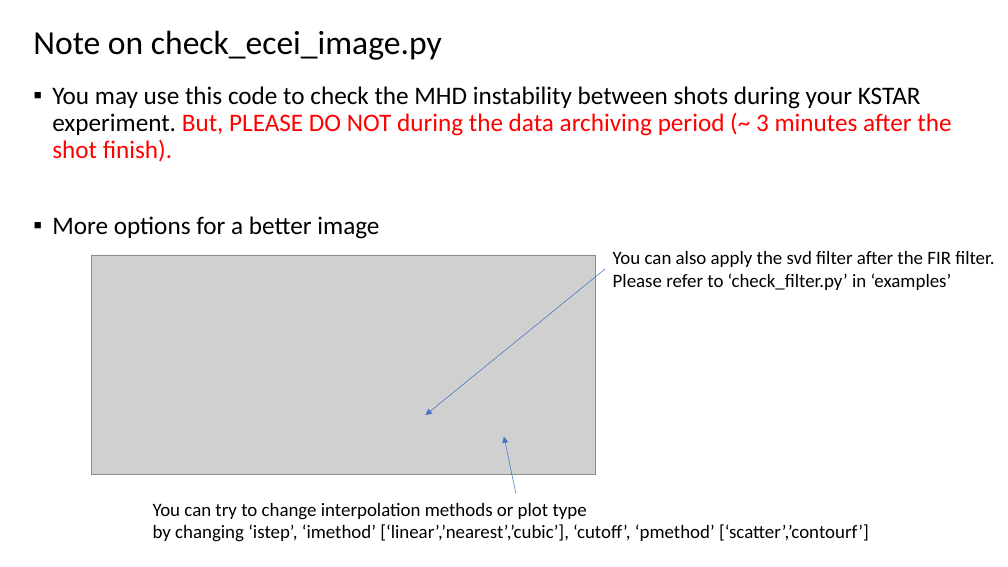
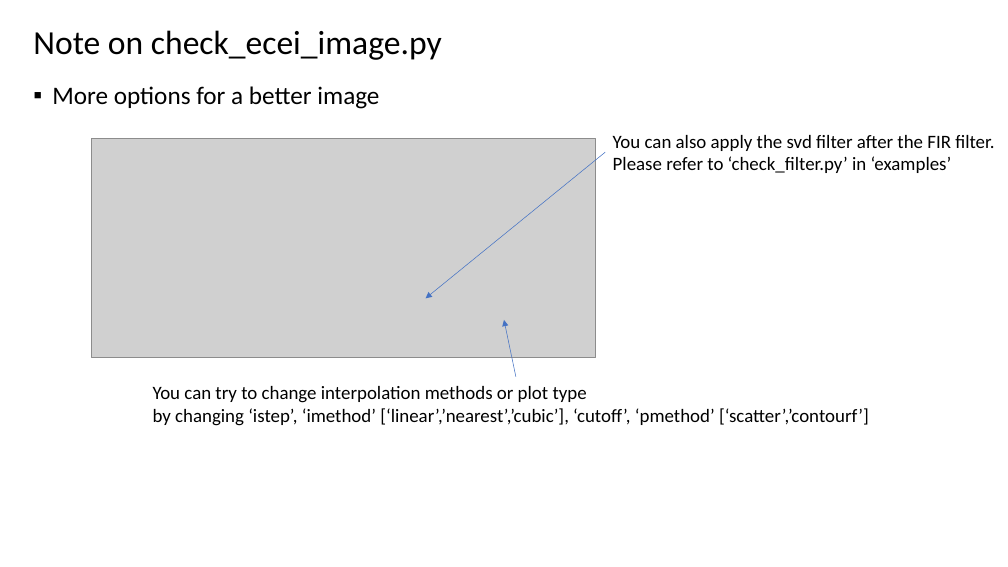
Before and after one commit to minjunJchoi/fluctana, a slide deck: slide 4 of docs/how_to_make_ecei_image_using_fluctana.pptx. Drawn at 1008x567 pixels with LibreOffice and Linux fonts; fonts in the diff are those of the drawing; grey boxes stand for pictures. Boxes give left, top, right and bottom in pixels: in the first picture for what was removed or moved away, otherwise in the second. Text is boxed around its words. In the diff, an @@ line names an element or a change of style, - is before the commit and + after.

```diff
--- a/docs/how_to_make_ecei_image_using_fluctana.pptx
+++ b/docs/how_to_make_ecei_image_using_fluctana.pptx
@@ text at (52,86,951,162): paragraph removed @@
-▪ You may use this code to check the MHD instability between shots during your KSTAR experiment. But, PLEASE DO NOT during the data archiving period (~ 3 minutes after the shot finish).
@@ 2 texts, 2 arrows, 1 picture: place and size @@
-2 texts, 2 arrows, 1 picture at (91,251,994,542)
+2 texts, 2 arrows, 1 picture at (91,135,994,426)
```
Also in this commit, not shown: 1 other slide changed, 1 other file.
